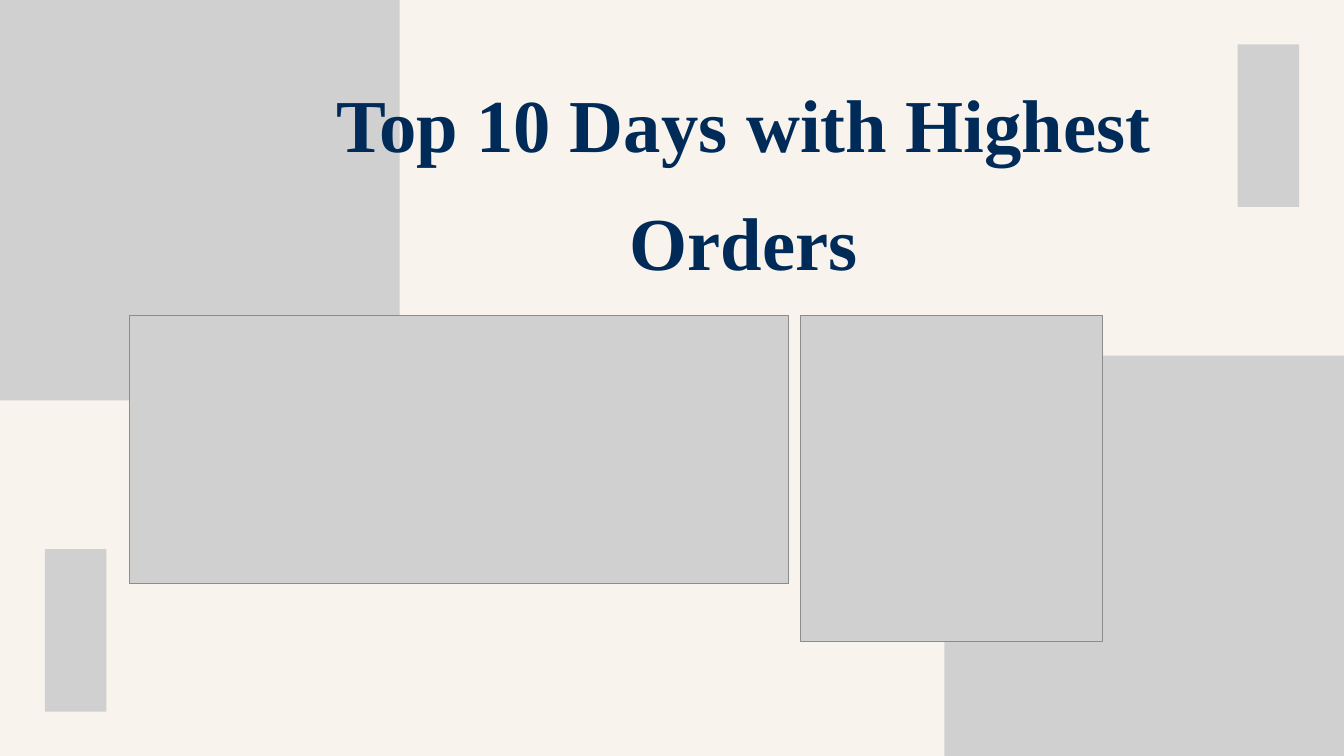
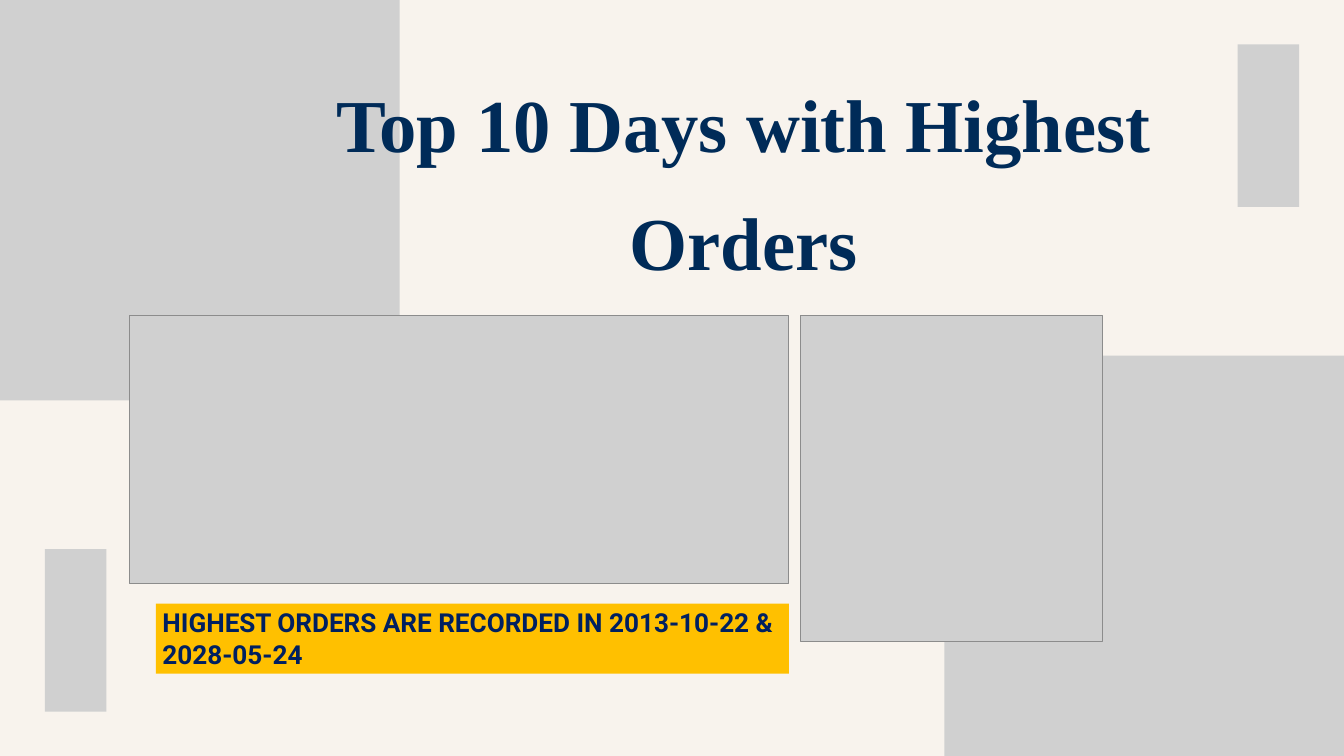
Before and after one commit to krupadalal/Flipkart-SQL-Sales-Analysis, a slide deck: slide 20 of flipkart_ppt.pptx. Drawn at 1344x756 pixels with LibreOffice and Linux fonts; fonts in the diff are those of the drawing; grey boxes stand for pictures. Boxes give left, top, right and bottom in pixels: in the first picture for what was removed or moved away, otherwise in the second. Text is boxed around its words. In the diff, an @@ line names an element or a change of style, - is before the commit and + after.

```diff
--- a/flipkart_ppt.pptx
+++ b/flipkart_ppt.pptx
@@ rectangle added at [156,603,789,673], fill #FFC000, 28 pt, text #002060, bold @@
+HIGHEST ORDERS ARE RECORDED IN 2013-10-22 &
+2028-05-24
```
Also in this commit, not shown: 13 other slides changed.
